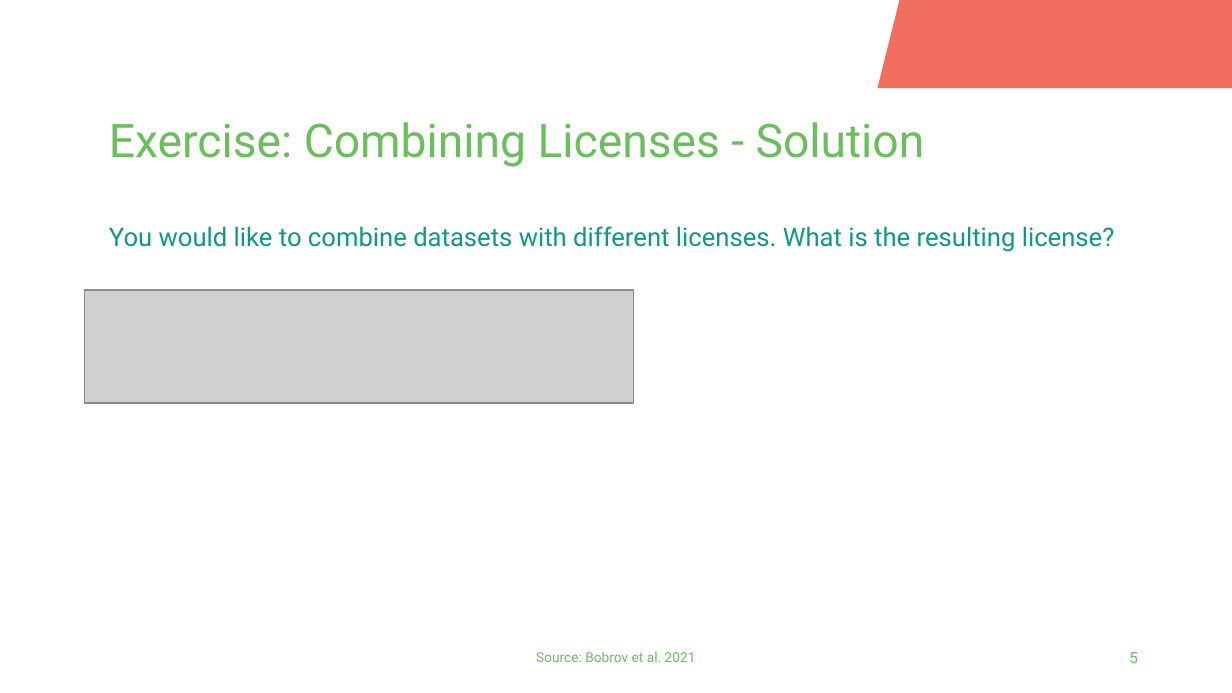
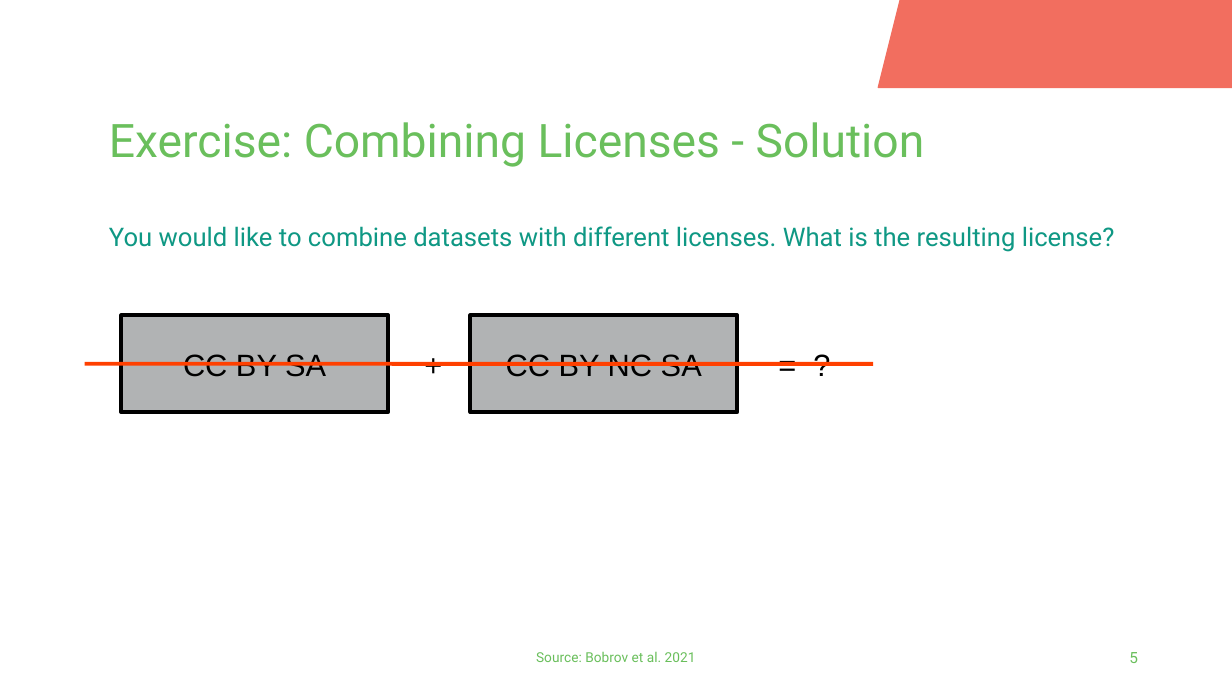
Before and after one commit to fairagro/FAIRagro_Modular-RDM-Training-Material, a slide deck: slide 5 of Bricks_LibreOffice/11_LegalAspects/11-01_LegalAspects_DataRights/11-01-03_DataRights_Licenses/11-01-03-04-04a_CC_Combinations_Exercise.odp. Drawn at 1232x693 pixels with LibreOffice and Linux fonts; fonts in the diff are those of the drawing; grey boxes stand for pictures; background and template pictures are left out. Boxes give left, top, right and bottom in pixels: in the first picture for what was removed or moved away, otherwise in the second. Text is boxed around its words. In the diff, an @@ line names an element or a change of style, - is before the commit and + after.

```diff
--- a/Bricks_LibreOffice/11_LegalAspects/11-01_LegalAspects_DataRights/11-01-03_DataRights_Licenses/11-01-03-04-04a_CC_Combinations_Exercise.odp
+++ b/Bricks_LibreOffice/11_LegalAspects/11-01_LegalAspects_DataRights/11-01-03_DataRights_Licenses/11-01-03-04-04a_CC_Combinations_Exercise.odp
@@ picture removed at [85,290,633,403] @@
@@ rectangle added at [121,315,388,413], fill #B1B3B4, outline #000000 2.3 pt, 18 pt, text #000000 @@
+CC BY SA
@@ rectangle added at [471,315,738,413], fill #B1B3B4, outline #000000 2.3 pt, 18 pt, text #000000 @@
+CC BY NC SA
@@ text added at [413,340,461,388], 18 pt, text #000000 @@
++
@@ text added at [766,340,849,388], 18 pt, text #000000 @@
+= ?
@@ line added from (85, 363) to (873, 363), #FF4000 2.3 pt @@
```
Also in this commit, not shown: 5 other slides changed, 1 other file.
